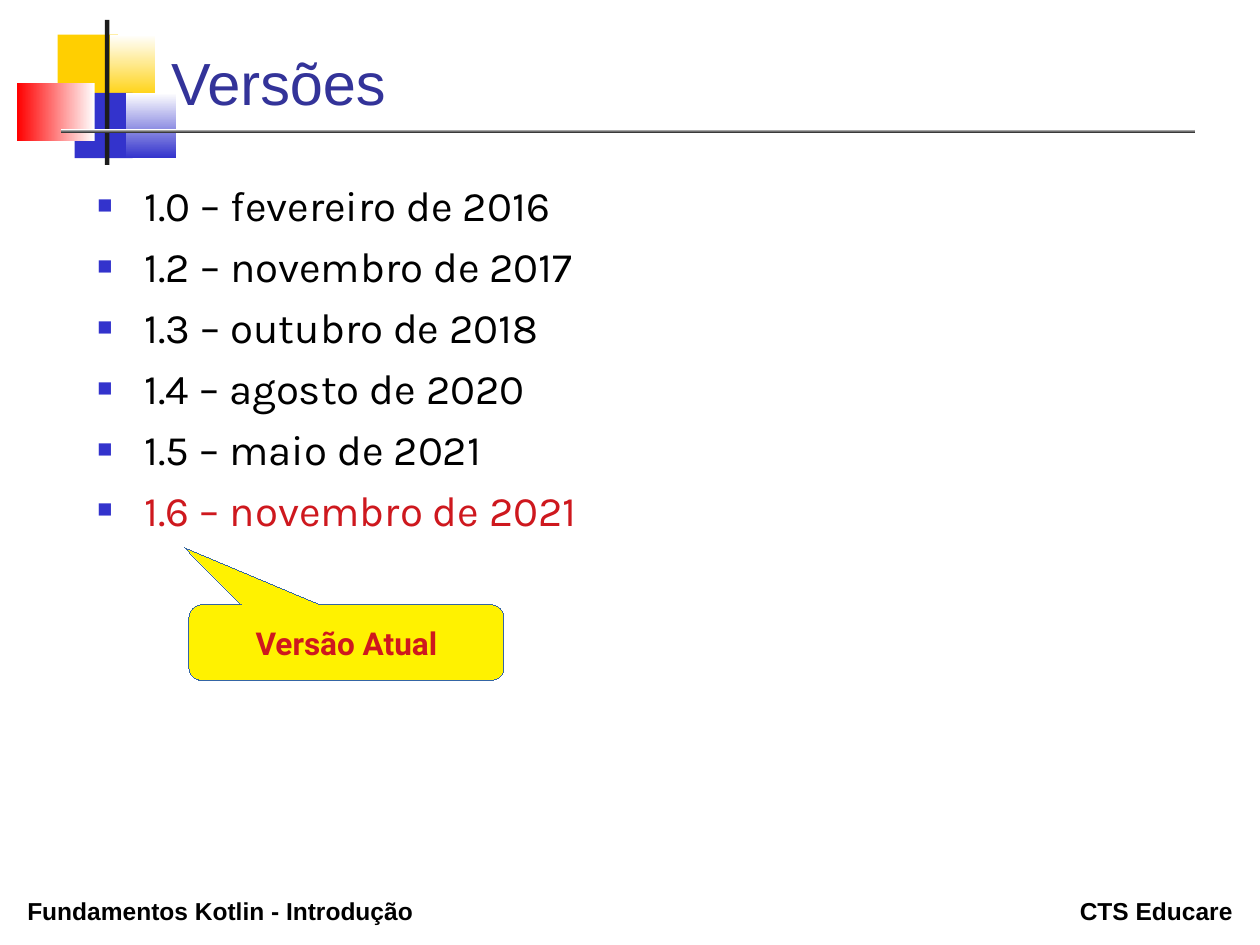
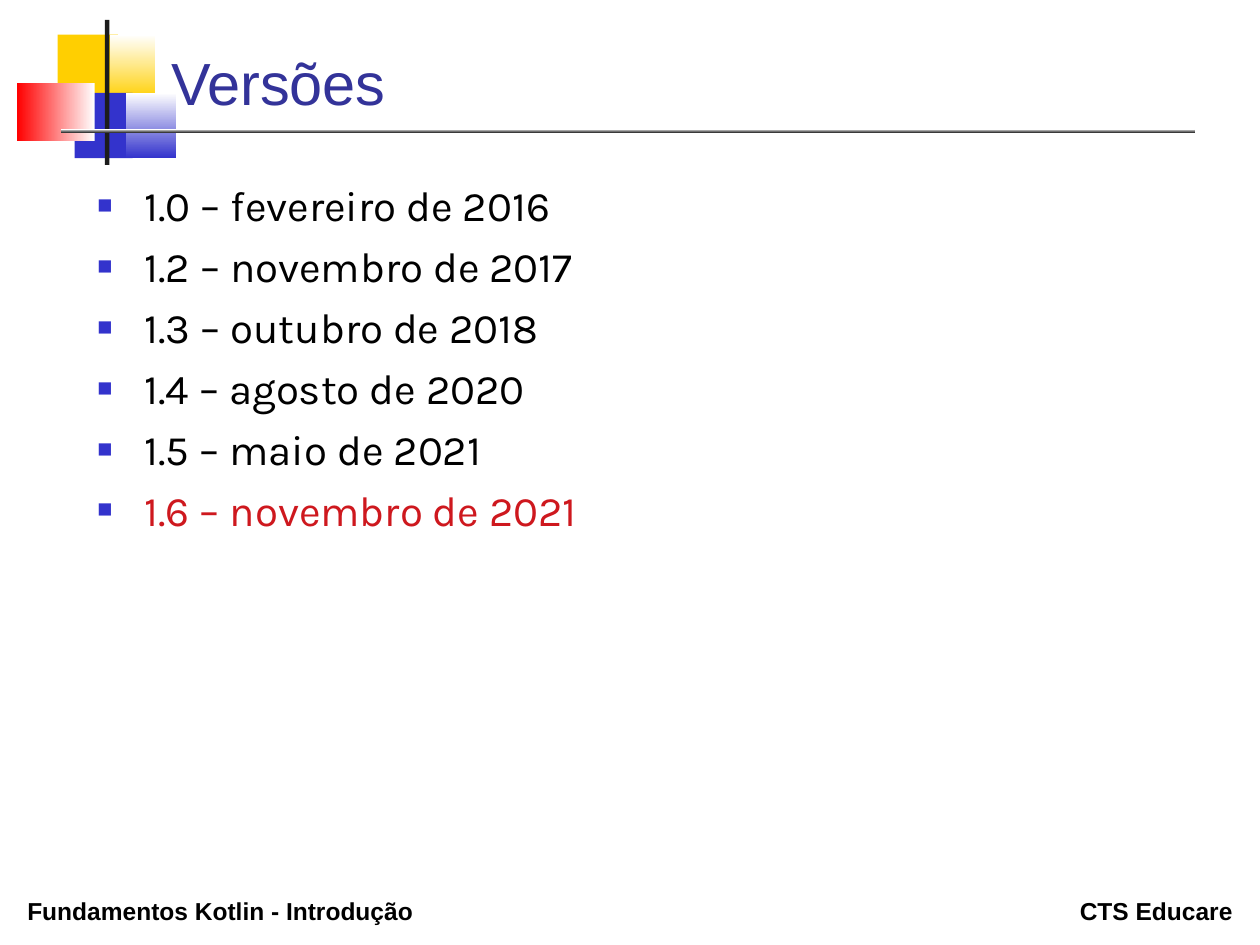
Before and after one commit to erosvitor/curso-kotlin-fundamentos, a slide deck: slide 4 of topicos/01_introducao/Introducao.odp. Drawn at 1260x945 pixels with LibreOffice and Linux fonts; fonts in the diff are those of the drawing. Boxes give left, top, right and bottom in pixels: in the first picture for what was removed or moved away, otherwise in the second. Text is boxed around its words. In the diff, an @@ line names an element or a change of style, - is before the commit and + after.

```diff
--- a/topicos/01_introducao/Introducao.odp
+++ b/topicos/01_introducao/Introducao.odp
@@ rounded speech box removed at bbox=[189, 605, 504, 680] @@
-Versão Atual
```
Also in this commit, not shown: 3 other slides changed, 2 slides added, 20 other files.
